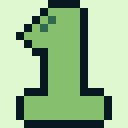
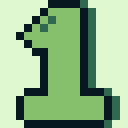
Layers edited between the first and the second 128×128 image:
painted on "Background" over [80, 0, 120, 128]
